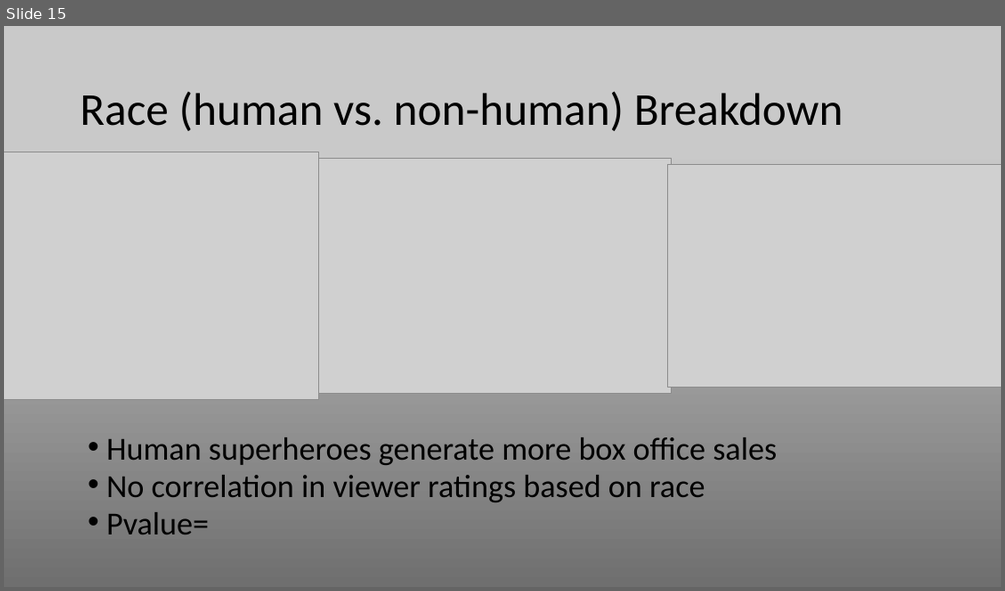
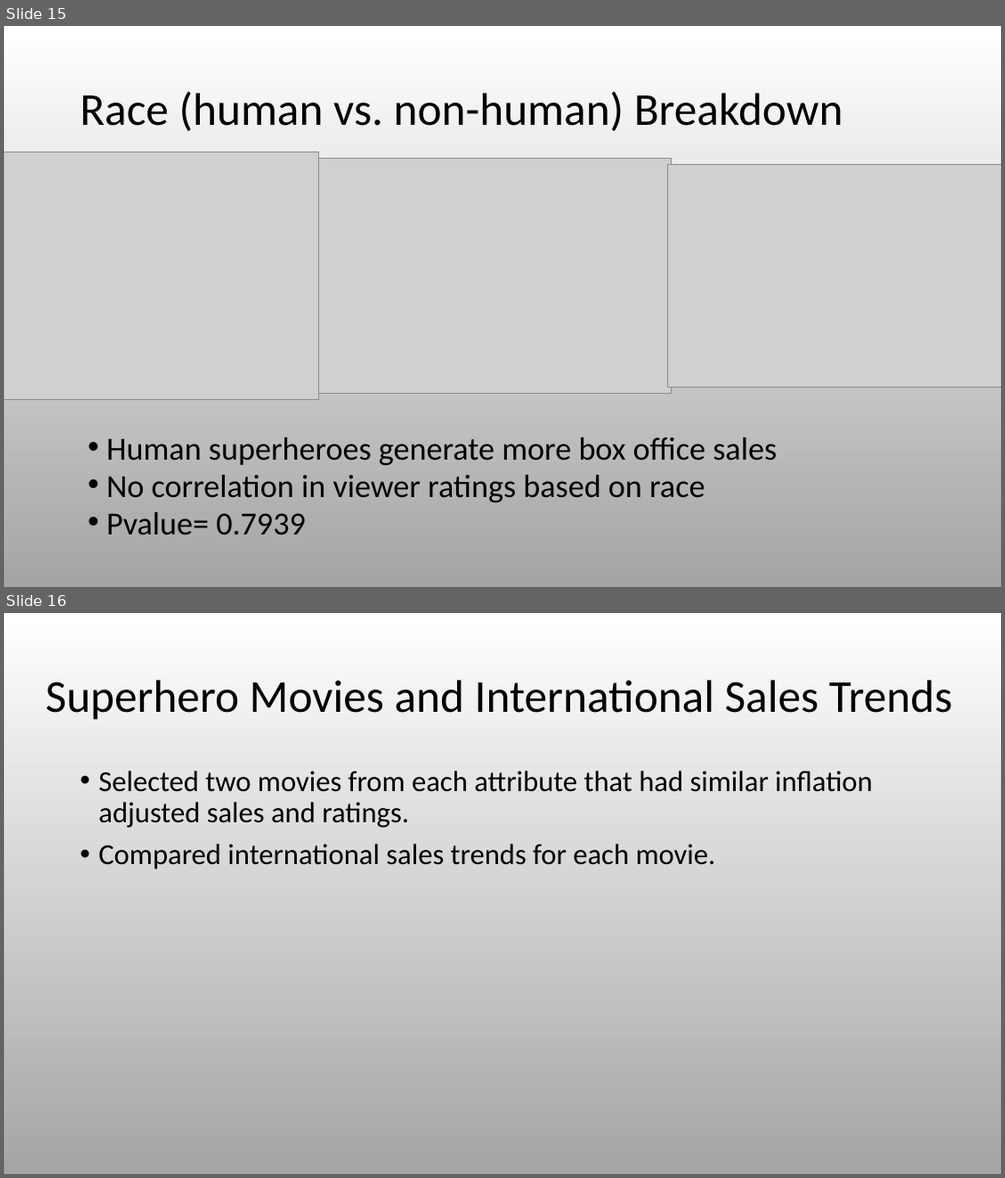
Before and after one commit to RyanSchraeder/Team-Aurora-Marvels, a slide deck: Project_1_Superheros.pptx. Shown one above the other, each under a label of ours: slide 15 before the commit, slides 15 and 16 after it. The pictures are 1005x591 and 1005x1178 pixels, drawn with LibreOffice and Linux fonts; fonts in the diff are those of the drawing; grey boxes stand for pictures. Boxes give left, top, right and bottom in pixels: in the first picture for what was removed or moved away, otherwise in the second. Text is boxed around its words. In the diff, an @@ line names an element or a change of style, - is before the commit and + after.

```diff
--- a/Project_1_Superheros.pptx
+++ b/Project_1_Superheros.pptx
@@ slide 16 added at <box>4,613,1001,1174</box>, background gradient #FFFFFF to #A5A5A5 @@
@@ title added at <box>46,680,953,720</box>, 44 pt, text #000000 @@
+Superhero Movies and International Sales Trends
@@ text added at <box>98,771,873,869</box>, 28 pt, text #000000 @@
+• Selected two movies from each attribute that had similar inflation adjusted sales and ratings.
+• Compared international sales trends for each movie.
@@ slide 15 changed as well @@
@@ background gradient #6F6F6F to #A8A8A8 to #C9C9C9 to gradient #FFFFFF to #A5A5A5 @@
@@ text at <box>106,512,306,535</box>: text changed @@
-• Pvalue=
+• Pvalue= 0.7939
```
Also in this commit, not shown: 23 other slides changed.
